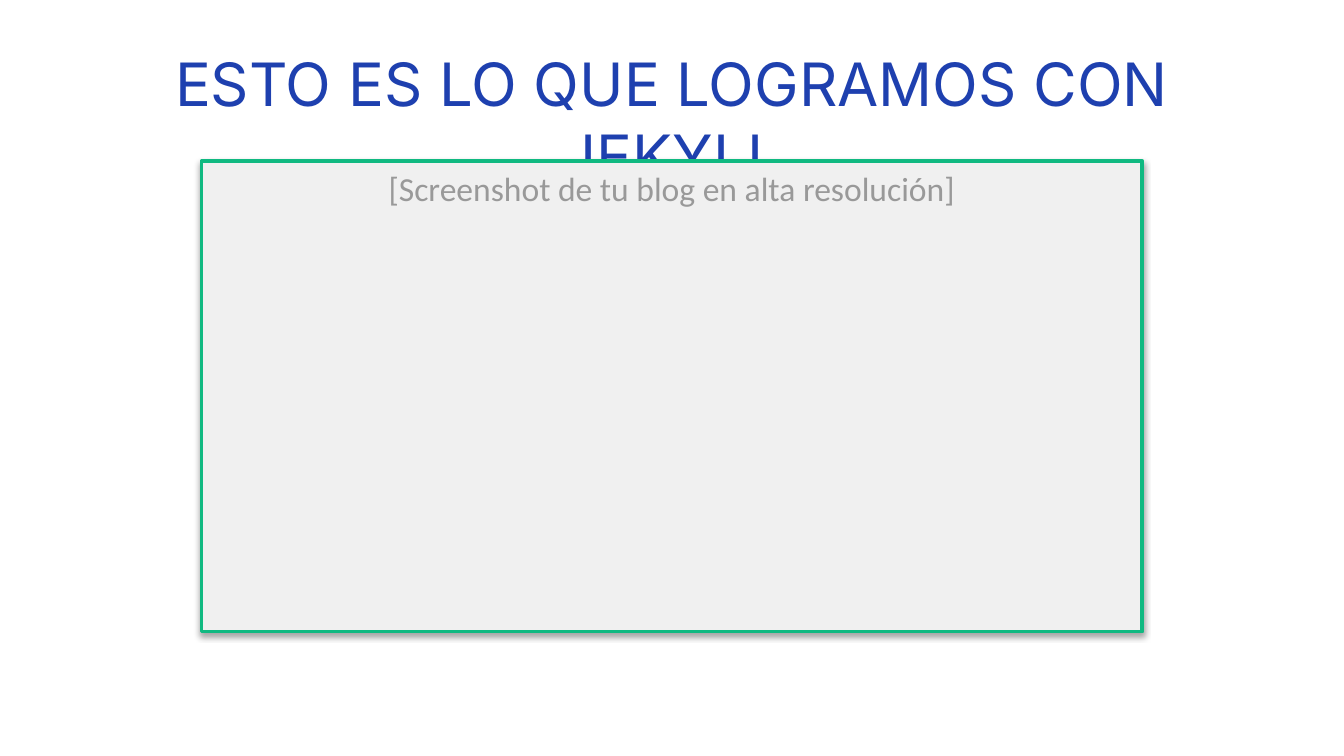
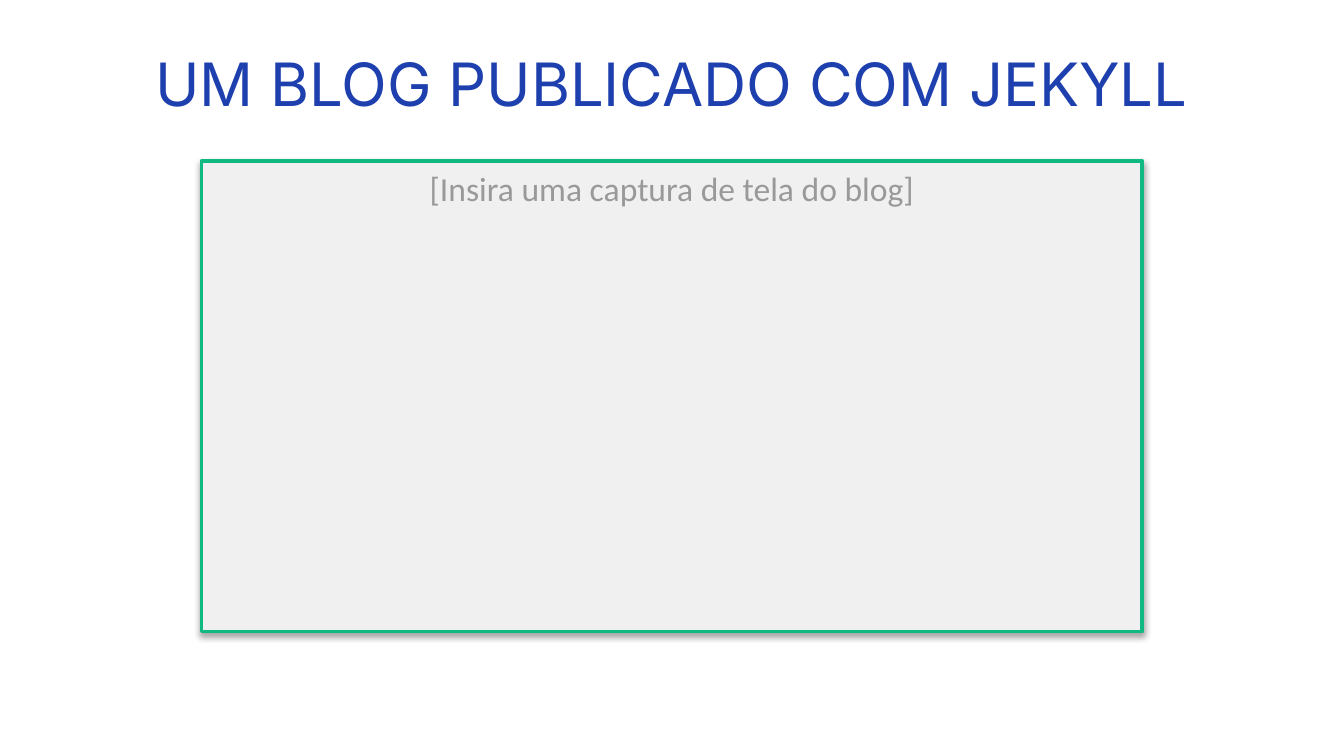
Before and after one commit to marcos-data-engineer/blog, a slide deck: slide 9 of _course_production/M00_Introducao/apresentacao_final.pptx. Drawn at 1344x756 pixels with LibreOffice and Linux fonts; fonts in the diff are those of the drawing. Boxes give left, top, right and bottom in pixels: in the first picture for what was removed or moved away, otherwise in the second. Text is boxed around its words. In the diff, an @@ line names an element or a change of style, - is before the commit and + after.

Commit message:
feat: Update site content and localization
- Translated "About" page to Portuguese and updated author information.
- Enhanced blog enhancements script for better user experience with localized text.
- Updated privacy policy to reflect data collection practices and compliance with LGPD.
- Added localization support for Portuguese in the site structure.
- Updated custom styles in SCSS for improved design consistency.
- Added new dependencies in requirements.txt for additional functionality.
- Removed unnecessary robots.txt file.
- Updated AI post generation script to reflect new blog title and content guidelines.
- Added author data configuration for better content management.
- Configured stylelint for SCSS to enforce coding standards.

```diff
--- a/_course_production/M00_Introducao/apresentacao_final.pptx
+++ b/_course_production/M00_Introducao/apresentacao_final.pptx
@@ text at bbox=[155, 62, 1187, 107]: text changed @@
-ESTO ES LO QUE LOGRAMOS CON JEKYLL
+UM BLOG PUBLICADO COM JEKYLL
@@ text in rectangle at bbox=[430, 177, 914, 207]: text changed @@
-[Screenshot de tu blog en alta resolución]
+[Insira uma captura de tela do blog]
```
Also in this commit, not shown: 8 other slides changed, 3 slides added, 3 slides removed, 32 other files.
